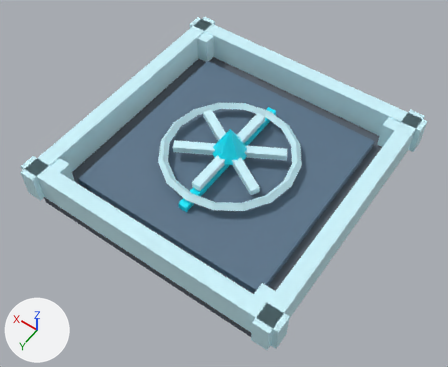
The FBX model Assets/Models/Generated/Tiles/TD_SlowTile.fbx, before and after one commit.
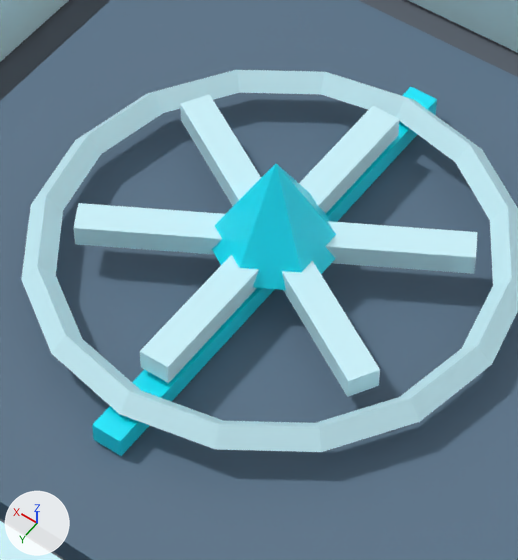
Each version appears first whole from a camera (50 mm lens) standing at (-0.861, 1.244, 1.9) and looking at (-0.031, 0.082, 0.074), and next in a close-up on the part from 34% to 67% of the width and 23% to 66% of the height. The axes (+X, +Y, +Z) are drawn at lower left. The lights are the same throughout. The older version's two pictures come first.

In view in the first close-up: 'TD_SlowTile_BasePlate', 'TD_SlowTile_FrostRing', 'TD_SlowTile_FrostSpoke_01', 'TD_SlowTile_FrostSpoke_02', 'TD_SlowTile_FrostSpoke_03', 'TD_SlowTile_IceMarker', 'TD_SlowTile_PathCenterLine', 'TD_SlowTile_Rail_East', 'TD_SlowTile_Rail_North', 'TD_SlowTile_Rail_South', 'TD_SlowTile_Surface'.
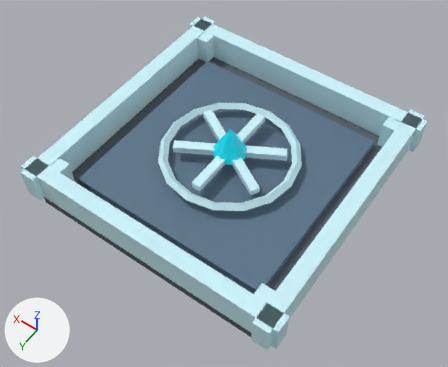
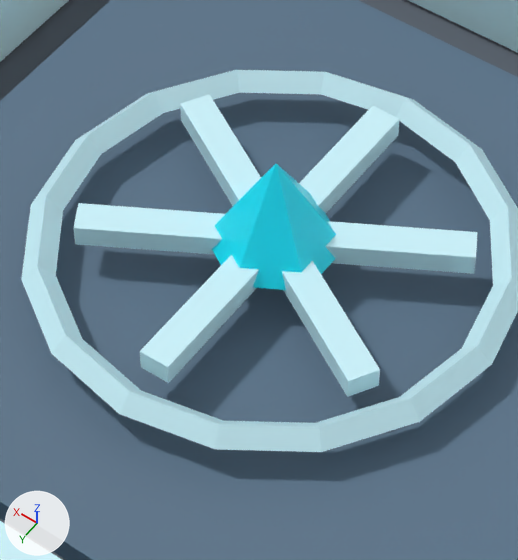
Edits to the bpy script that builds the scene:
```text
Change ob_td_slowtile_pathcenterline:
    ob_td_slowtile_pathcenterline: bpy.data.objects.new('TD_SlowTile_PathCenterLine', me_td_slowtile_pathcenterline_mesh_004) -> bpy.data.objects.new('TD_SlowTile_PathCenterLine', None)
```

Boxes [x1, y1, x2, y2] around the edits, measured in the close-ups (518 x 560 px):
'TD_SlowTile_PathCenterLine', no longer drawn
    before: [92, 87, 437, 456]
